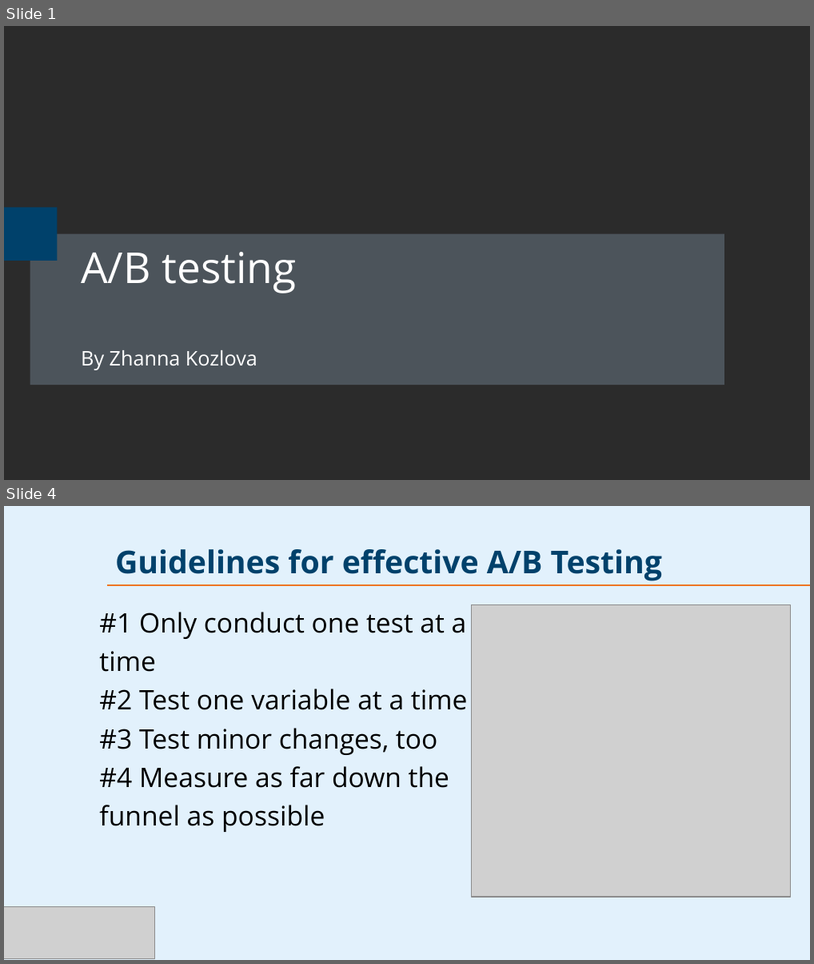
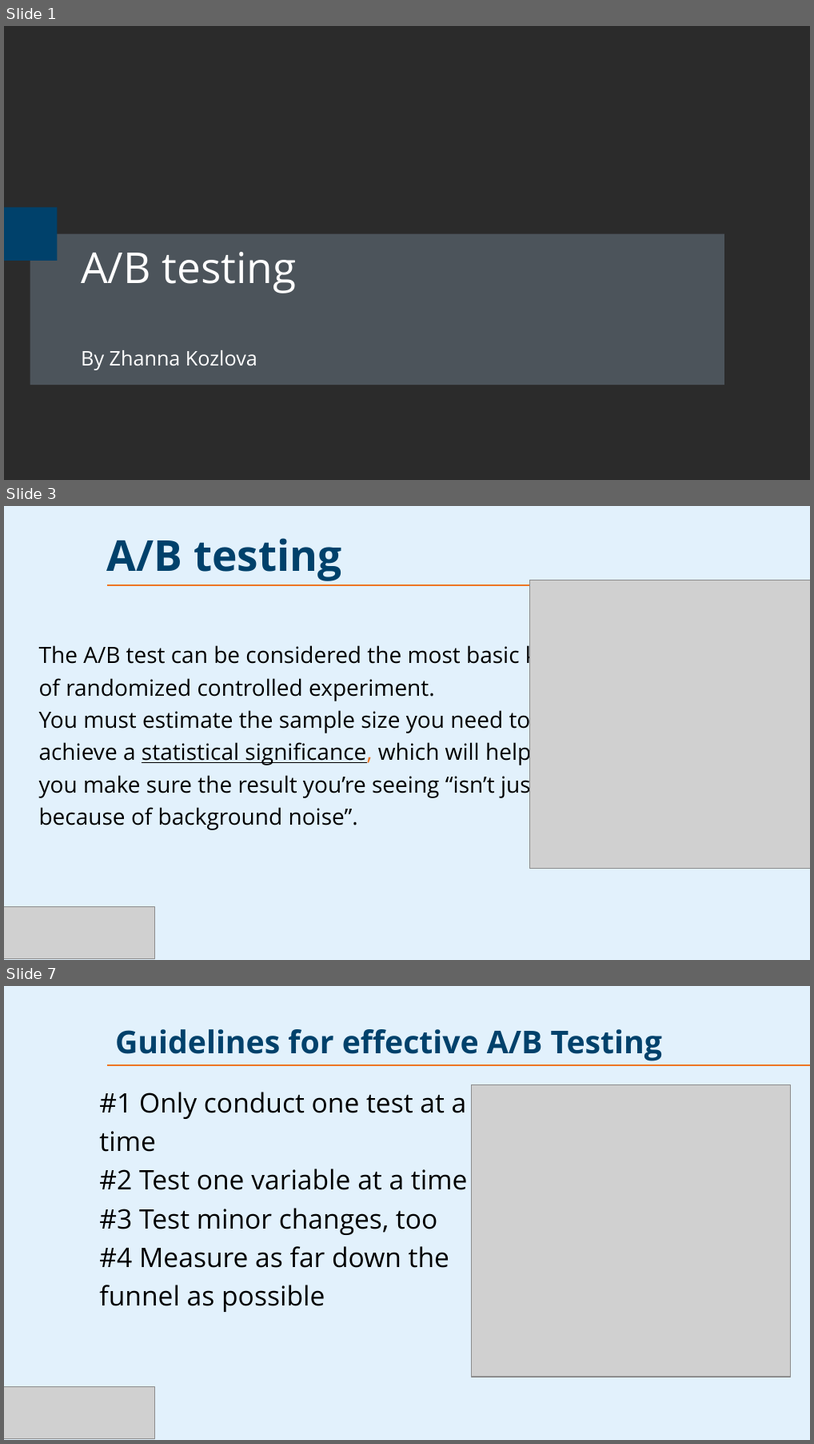
Before and after one commit to PsDragon/ADSAI_FOR_SECOND_YEARS, a slide deck: docs/Study Content/Human-Centered Artificial Intelligence/Assets/AB-Testing.pptx. Shown one above the other, each under a label of ours: slides 1 and 4 before the commit, slides 1, 3 and 7 after it; the slides between them are not shown. The pictures are 814x964 and 814x1444 pixels, drawn with LibreOffice and Linux fonts; fonts in the diff are those of the drawing; grey boxes stand for pictures; background and template pictures are left out; a plain dark background stands for a picture behind light text. Boxes give left, top, right and bottom in pixels: in the first picture for what was removed or moved away, otherwise in the second. Text is boxed around its words. In the diff, an @@ line names an element or a change of style, - is before the commit and + after.

```diff
--- a/docs/Study Content/Human-Centered Artificial Intelligence/Assets/AB-Testing.pptx
+++ b/docs/Study Content/Human-Centered Artificial Intelligence/Assets/AB-Testing.pptx
@@ slide 3 added at box(4, 506, 810, 960), background picture (left out); not listed: 1 template element that a slide beside it also shows @@
@@ title added at box(107, 538, 342, 581), 38 pt, text #00416B, bold @@
+A/B testing
@@ picture added at box(530, 580, 810, 868) @@
@@ text added at box(39, 642, 570, 830), 20 pt, text #000000 @@
+The A/B test can be considered the most basic kind of randomized controlled experiment.
+You must estimate the sample size you need to achieve a statistical significance, which will help you make sure the result you’re seeing “isn’t just because of background noise”.
@@ picture added at box(4, 906, 154, 958) @@
@@ page number added at box(100, 921, 193, 945), 18 pt, text #FFFFFF, bold @@
+3
@@ what was slide 4 is now slide 7 @@
```
Also in this commit, not shown: 3 slides changed, 10 other slides added.
